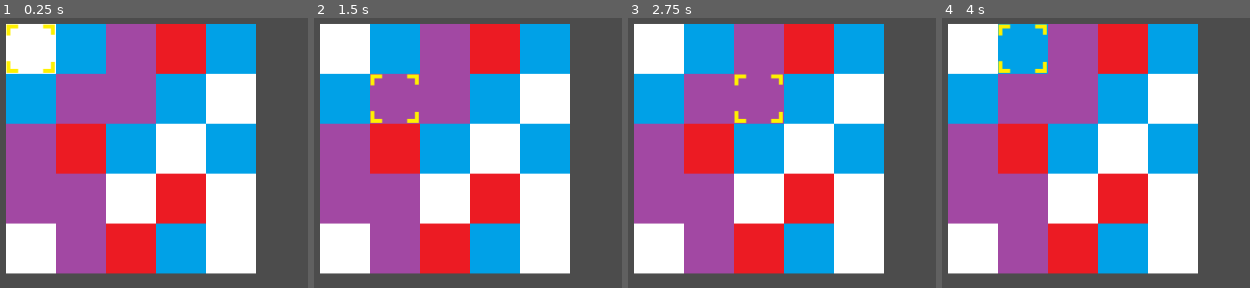
Above: before the commit, frames 1-4 (left to right).
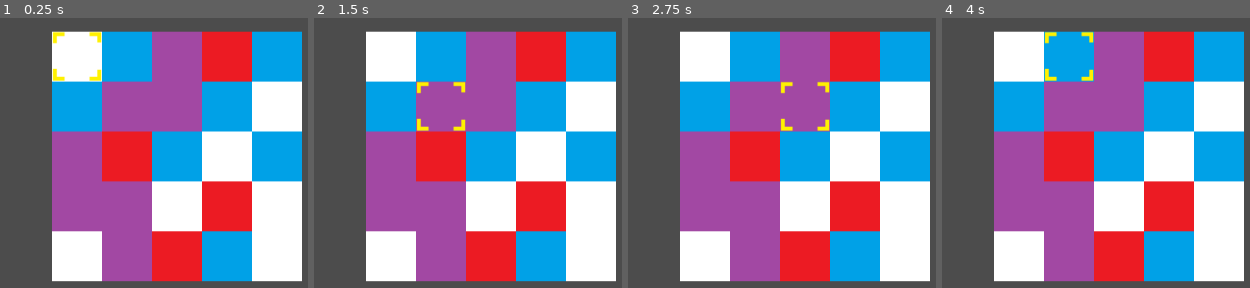
Above: after the commit, the same moments.

Repository: NolanWhitecotton/TilsVersus
Game: Godot game, scene res://scripts/board.tscn
Same seed, same stepped clock (60 frames per second), same inputs: the game is played once before the commit and once after it.
Inputs:
- Up to frame 1 (0.25 s): no input
- Up to frame 2 (1.5 s): tap Enter at 0.5 s; hold D (cursor_right) 0.53-1.28 s; tap Shift (select_move) at 0.6, 1.35 s; tap Space at 1.25 s; hold S (cursor_down) from 1.28 s (still down)
- Up to frame 3 (2.75 s): tap Enter at 2 s; release S (cursor_down) at 2.03 s; hold D (cursor_right) from 2.03 s (still down); tap Shift (select_move) at 2.1 s
- Up to frame 4 (4 s): tap Space at 2.75 s; release D (cursor_right) at 2.78 s; hold W (cursor_up) 2.78-3.53 s; tap Shift (select_move) at 2.85, 3.6 s; tap Enter at 3.5 s; hold A (cursor_left) from 3.53 s (still down)

The runs differ from the first frame. In frame 1, 80% of the frame differs, in the area x 1-99%, y 2-98%; in frame 2, 80%; in frame 3, 80%; in frame 4, 80%.

Commit message:
Fixed incorrect last commit

Diff:
--- a/YoshisCookie/board.gd
+++ b/YoshisCookie/board.gd
@@ -19,13 +19,17 @@
 var cookies=[];
 var isMoving = false;
 
+#enums
+enum type {row, col}
+enum direction {pos=1, neg=-1}
+
 #moving animation stuff
 var movingAnimationInProgress=0;
 var animationLineType;
 var animationLineDirection;
 var animationLinePosition;
 
-
+# generates the  5x5 grid of cookies
 func generateCookies():
 	#reset vars
 	for _i in range(BOARD_SIZE):
@@ -62,8 +66,7 @@
 	randomize();
 	generateCookies();
 
-enum type {row, col}
-enum direction {pos=1, neg=-1}
+# starts the cookie moving animation
 func rotateCookieLine(lineType, lineDirection, linePosition):
 	if(movingAnimationInProgress == 0):
 		# save the motion for the animation
@@ -76,6 +79,8 @@
 		print("MOVE: linetype=" + str(lineType) + " linePos="
 			+ str(linePosition) + " dir=" + str(lineDirection));
 
+# controls the moving animations and moves the cookies
+# TODO the movement should be done in rotate cookie line probably
 func handleAnimationMotion():
 	if movingAnimationInProgress != 0:
 		if movingAnimationInProgress == 5: # if animation should end
@@ -131,6 +136,7 @@
 					cookies[r][c].get_node("cookie").position.x+=16 * animationLineDirection;
 
 
+# handles user input and moves the cursor accordingly
 func handleCursorMovement():
 	var cursorMoveOffset = 64;
 	var cursor = find_node("cursor");
@@ -138,14 +144,26 @@
 
 	if(not isMoving):
 		# moving cursor
-		if Input.is_action_just_pressed("cursor_up") and cursor.position.y>0:
-			cursor.position.y -= cursorMoveOffset;
-		if Input.is_action_just_pressed("cursor_down") and cursor.position.y<cookieOffset*(BOARD_SIZE-1):
-			cursor.position.y += cursorMoveOffset;
-		if Input.is_action_just_pressed("cursor_left") and cursor.position.x>0:
-			cursor.position.x -= cursorMoveOffset;
-		if Input.is_action_just_pressed("cursor_right") and cursor.position.x<cookieOffset*(BOARD_SIZE-1):
-			cursor.position.x += cursorMoveOffset;
+		if Input.is_action_just_pressed("cursor_up"):
+			if cursor.position.y>0:
+				cursor.position.y -= cursorMoveOffset;
+			else:
+				cursor.position.y = (BOARD_SIZE-1)*64;
+		if Input.is_action_just_pressed("cursor_down"):
+			if cursor.position.y<cookieOffset*(BOARD_SIZE-1):
+				cursor.position.y += cursorMoveOffset;
+			else:
+				cursor.position.y = 0;
+		if Input.is_action_just_pressed("cursor_left"):
+			if cursor.position.x>0:
+				cursor.position.x -= cursorMoveOffset;
+			else:
+				cursor.position.x = (BOARD_SIZE-1)*64;
+		if Input.is_action_just_pressed("cursor_right"):
+			if cursor.position.x<cookieOffset*(BOARD_SIZE-1):
+				cursor.position.x += cursorMoveOffset;
+			else:
+				cursor.position.x = 0;
 	else:
 		var selectedRow = cursor.position.y/64;
 		var selectedCol = cursor.position.x/64;
@@ -168,7 +186,9 @@
 		isMoving = false;
 		cursor_sprite.texture = cursor_texture;
 
-#todo this doesn't need to be called every frame, only after a move
+# Checkes every line and row and if it finds a complete row, it calls
+# handleCompletedLine() to take care of it
+#TODO this doesn't need to be called every frame, only after a move
 #TODO write detection
 func handleLineMatchDetection():
 	for line in range(BOARD_SIZE):
@@ -181,7 +201,7 @@
 				matches=false;
 				break;
 		if matches:
-			print("found col, " + str(line));#TODO do something when there is a col match
+			handleCompletedLine(type.col,line);
 
 		# detect rows
 		firstColor = cookies[0][line].find_node("cookie").texture;
@@ -191,7 +211,12 @@
 				matches=false;
 				break;
 		if matches:
-			print("found row, " + str(line));#TODO do something when there is a row match
+			handleCompletedLine(type.row,line);
+
+
+
+func handleCompletedLine(lineType, linePos):
+	print("found " + str(lineType) + ", " + str(linePos));#TODO do something when there is a match
 
 
 # Called every frame. 'delta' is the elapsed time since the previous frame.
--- a/YoshisCookie/scripts/board.tscn
+++ b/YoshisCookie/scripts/board.tscn
@@ -6,7 +6,7 @@
 [node name="game" type="Node"]
 
 [node name="board" type="Node2D" parent="."]
-position = Vector2( 260.698, 168.872 )
+position = Vector2( 320.095, 178.771 )
 script = ExtResource( 1 )
 
 [node name="cookies" type="Node2D" parent="board"]
